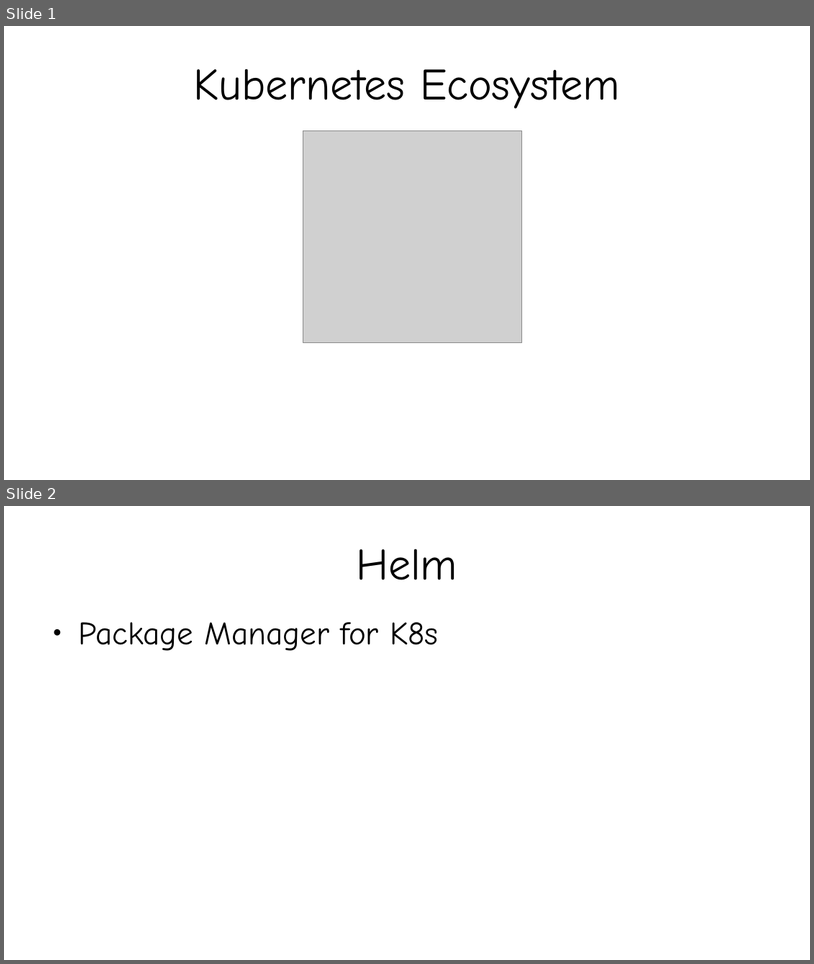
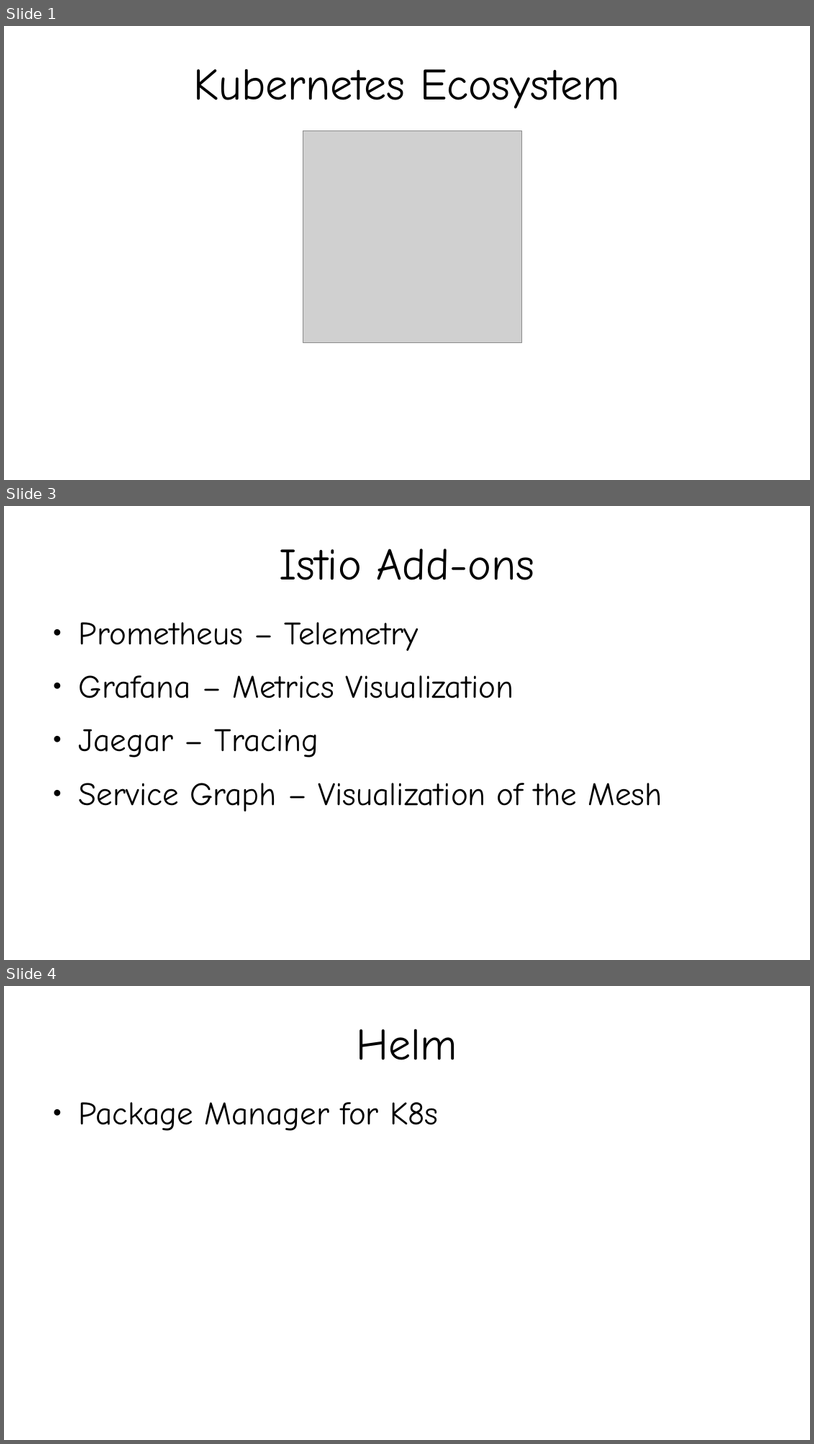
Before and after one commit to kislaykishore/microservices, a slide deck: Kubernetes-ecosystem.odp. Shown one above the other, each under a label of ours: slides 1 and 2 before the commit, slides 1, 3 and 4 after it; the slides between them are not shown. The pictures are 814x964 and 814x1444 pixels, drawn with LibreOffice and Linux fonts; fonts in the diff are those of the drawing; grey boxes stand for pictures. Boxes give left, top, right and bottom in pixels: in the first picture for what was removed or moved away, otherwise in the second. Text is boxed around its words. In the diff, an @@ line names an element or a change of style, - is before the commit and + after.

```diff
--- a/Kubernetes-ecosystem.odp
+++ b/Kubernetes-ecosystem.odp
@@ slide 3 added at (4, 506, 810, 960), background #FFFFFF @@
@@ title added at (279, 548, 535, 580), 44 pt, text #000000 @@
+Istio Add-ons
@@ text added at (79, 622, 662, 811), 32 pt, text #000000 @@
+● Prometheus – Telemetry
+● Grafana – Metrics Visualization
+● Jaegar – Tracing
+● Service Graph – Visualization of the Mesh
@@ what was slide 2 is now slide 4 @@
```
Also in this commit, not shown: 1 other slide added, 1 slide removed, 1 other file.
